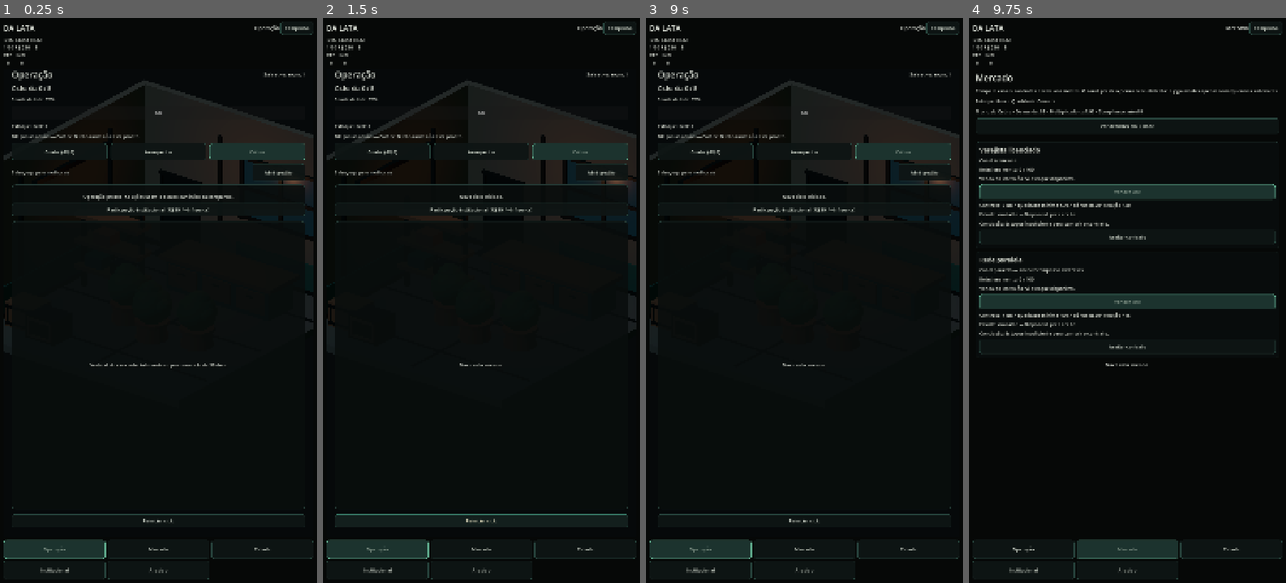
Above: before the commit, frames 1-4 (left to right).
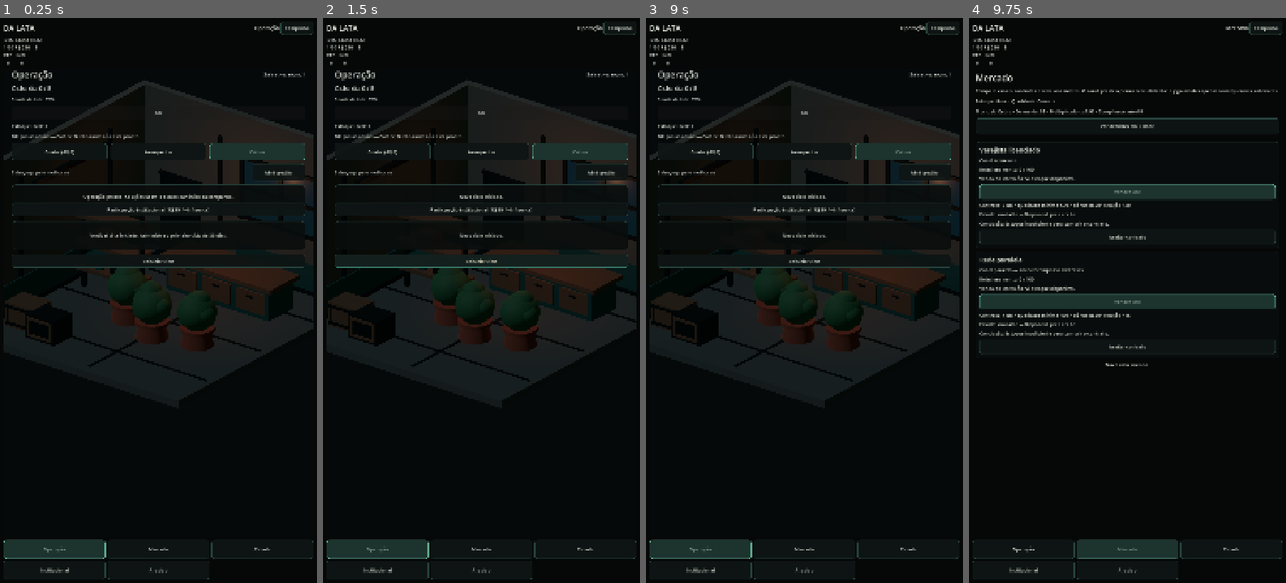
Above: after the commit, the same moments.

Repository: az1nn/growing-rio
Game: Godot game, scene res://scenes/shell/game_shell.tscn
Same seed, same stepped clock (60 frames per second), same inputs: the game is played once before the commit and once after it.
Inputs:
- Up to frame 1 (0.25 s): no input
- Up to frame 2 (1.5 s): click "Reiniciar ciclo" at 0.5 s; click "Reiniciar ciclo" at 1.25 s
- Up to frame 3 (9 s): click "Reiniciar ciclo" at 2 s; click "Campanha" at 2.75 s; click "Cuidar (-R$5)" at 3.5 s; click "Avançar dia" at 4.25 s; click "Abrir gestão" at 5 s; click "Participação institucional (-…" at 5.75 s; click "Salvar campanha" at 6.5 s; click "Salvar campanha" at 7.25 s; click "Confirmar substituição" at 8 s; click "Carregar campanha" at 8.75 s
- Up to frame 4 (9.75 s): click "Mercado" at 9.5 s

The runs differ from the first frame. In frame 1, 2.8% of the frame differs, in the area x 3-97%, y 38-90%; in frame 2, 2.7%; in frame 3, 2.6%; in frame 4, nothing differs.

Commit message:
feat(cena): compact embedded operation log panel

Diff:
--- a/scenes/main/main.gd
+++ b/scenes/main/main.gd
@@ -9,6 +9,7 @@
 @onready var rep_label: Label = %RepLabel
 @onready var influence_label: Label = %InfluenceLabel
 @onready var log_label: Label = %LogLabel
+@onready var log_panel: PanelContainer = $Margin/VBox/LogPanel
 @onready var legal_button: Button = %LegalButton
 @onready var parallel_button: Button = %ParallelButton
 @onready var narrative_panel: PanelContainer = %NarrativePanel
@@ -35,6 +36,10 @@
         narrative_panel.visible = false
         $Margin/VBox/SeparatorResearch.visible = false
         research_panel.visible = false
+        # CENA-014: keep the legacy event log readable without letting it
+        # consume the embedded diorama viewport.
+        log_panel.custom_minimum_size = Vector2(0, 96)
+        log_panel.size_flags_vertical = Control.SIZE_SHRINK_BEGIN
 
     game_state.state_changed.connect(_refresh)
     game_state.message_posted.connect(_on_message)
